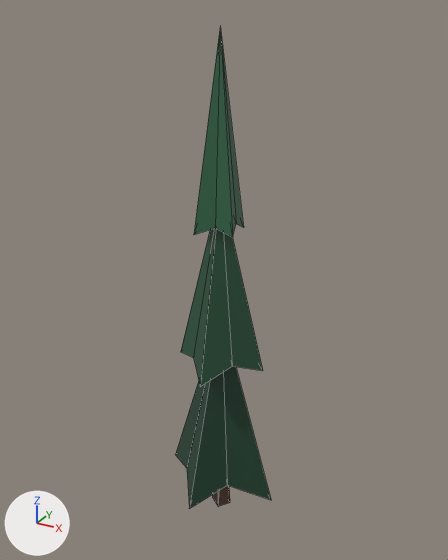
One commit to the glTF model src/assets/models/spruce_b_far.glb: the scene before it, then after it.
Camera for both pictures: a camera (50 mm lens) standing at (6.19, -11.1, 11.91) and looking at (-0.05, 0.23, 6.25). The lights are fixed; the arrows at lower left show +X, +Y and +Z. The picture after the commit comes second. Mesh edges are drawn as thin lines. Vertices at exactly the same position are counted once.

The first picture shows 'spruce_b_far'.
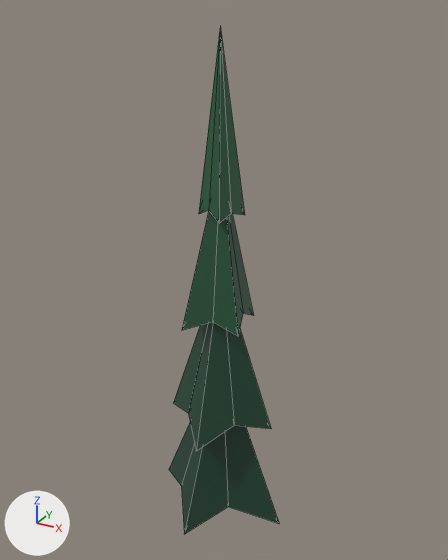
The change in detail:
me_spruce_b_far is used by ob_spruce_b_far; location (0.0, 0.0, 0.0).
me_spruce_b_far had 38 vertices, 56 faces and spanned x -1.51..1.49, y -1.35..1.4, z 0.0..11.6.
me_spruce_b_far now has 48 vertices, 72 faces and spans x -1.77..1.74, y -1.58..1.64, z 0.0..11.6.
me_spruce_b_far part 1: the loose piece of 10 vertices spanning x -1.51..1.49, y -1.35..1.4, z 0.71..5.6 is rebuilt with 10 vertices and now spans x -1.77..1.74, y -1.58..1.64, z 0.07..4.45.
me_spruce_b_far part 2: the loose piece of 10 vertices spanning x -1.08..1.06, y -1.11..1.08, z 4.18..8.5 is rebuilt with 10 vertices and now spans x -0.68..0.72, y -0.79..0.7, z 5.27..9.1.
Part 3, on me_spruce_b_far:
13 vertices are removed from x -0.45..0.47, y -0.52..0.46, z 2.4..9.06.
24 faces are deleted.
23 vertices are added at x -1.34..1.31, y -1.37..1.34, z 1.1..9.26.
40 new faces join them.

Boxes [x1, y1, x2, y2] around the edits, measured in the pictures (448 x 560 px):
'spruce_b_far', reshaped (14% wider)
    before: [175, 28, 271, 509]
    after: [169, 27, 279, 534]
part 1 of me_spruce_b_far, rebuilt
    before: [175, 366, 271, 509]
    after: [169, 423, 279, 534]
part 2 of me_spruce_b_far, rebuilt
    before: [181, 228, 263, 387]
    after: [182, 211, 254, 336]
part 3 of me_spruce_b_far, reshaped
    before: [194, 28, 244, 506]
    after: [173, 27, 271, 451]
